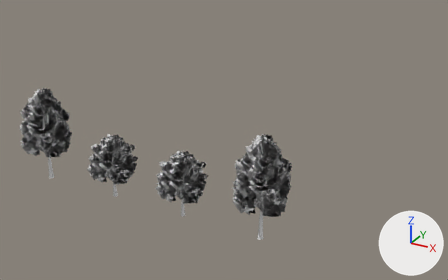
What one commit did to the OBJ model Models/Arboles.obj.
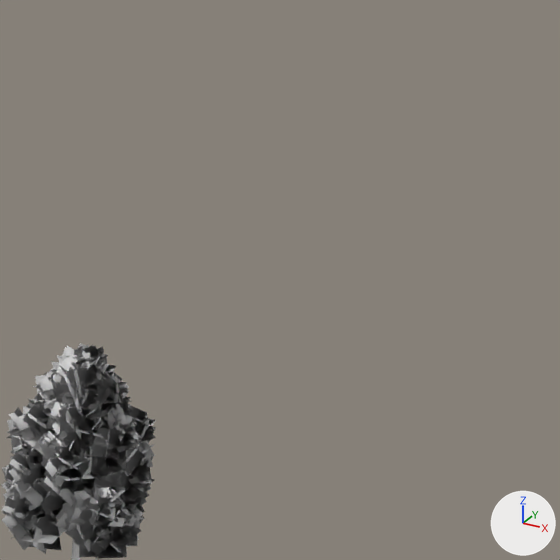
Old and new are each drawn whole from a camera (50 mm lens) standing at (258.0, -316.0, 222.0) and looking at (14.0, 128.0, 0.0) and again close up on the part from 52% to 100% of the width and 0% to 78% of the height. The lights are fixed; the arrows at lower right show +X, +Y and +Z. The close-ups show mesh edges as thin lines. Where no turn or scale is listed for an object, it has been applied to the vertices.

In view in the first close-up: 'tree4.001'.
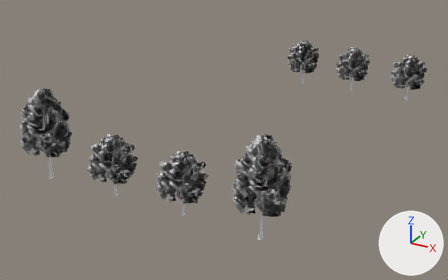
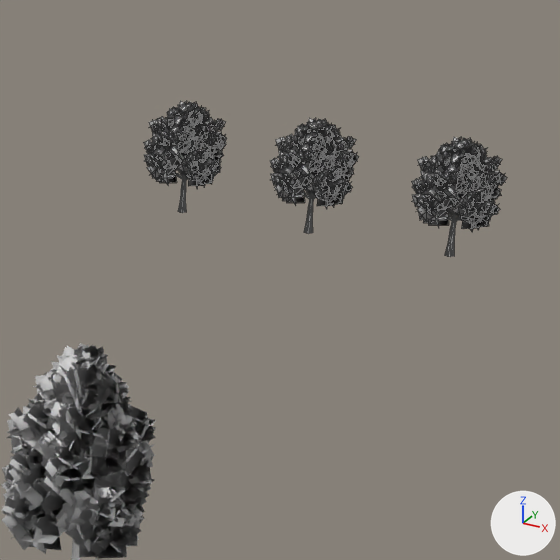
What changed in the scene script:
```text
Add mat_leaves_006:
    mat_leaves_006 = principled_material('leaves.006')
    mat_leaves_006.base_color = (0.8, 0.8, 0.8)  # white #e7e7e7
Add mat_bark_006:
    mat_bark_006 = principled_material('bark.006')
    mat_bark_006.base_color = (0.8, 0.8, 0.8)  # white #e7e7e7
Add mat_leaves_005:
    mat_leaves_005 = principled_material('leaves.005')
    mat_leaves_005.base_color = (0.8, 0.8, 0.8)  # white #e7e7e7
Add mat_bark_005:
    mat_bark_005 = principled_material('bark.005')
    mat_bark_005.base_color = (0.8, 0.8, 0.8)  # white #e7e7e7
Add mat_leaves_004:
    mat_leaves_004 = principled_material('leaves.004')
    mat_leaves_004.base_color = (0.8, 0.8, 0.8)  # white #e7e7e7
Add mat_bark_004:
    mat_bark_004 = principled_material('bark.004')
    mat_bark_004.base_color = (0.8, 0.8, 0.8)  # white #e7e7e7
Add me_tree6_004:
    me_tree6_004.from_pydata(...)  # 2887 vertices, 1862 faces; spans x -3.6..31.9, y 293.7..328.5, z 0.0..48.5
    # faces by material slot: [602, 1260]
    me_tree6_004.materials.append(mat_bark_006)  # its picture is missing
    me_tree6_004.materials.append(mat_leaves_006)  # its picture is missing
Add me_tree6_003:
    me_tree6_003.from_pydata(...)  # 2887 vertices, 1862 faces; spans x 53.1..88.5, y 293.7..328.5, z 0.0..48.5
    # faces by material slot: [602, 1260]
    me_tree6_003.materials.append(mat_bark_005)  # its picture is missing
    me_tree6_003.materials.append(mat_leaves_005)  # its picture is missing
Add me_tree6_002:
    me_tree6_002.from_pydata(...)  # 2887 vertices, 1862 faces; spans x 111.9..147.4, y 293.7..328.5, z 0.0..48.5
    # faces by material slot: [602, 1260]
    me_tree6_002.materials.append(mat_bark_004)  # its picture is missing
    me_tree6_002.materials.append(mat_leaves_004)  # its picture is missing
Add ob_tree6_004:
    ob_tree6_004 = bpy.data.objects.new('tree6.004', me_tree6_004)
    ob_tree6_004.location = (0.0, 0.0, 0.0)
Add ob_tree6_003:
    ob_tree6_003 = bpy.data.objects.new('tree6.003', me_tree6_003)
    ob_tree6_003.location = (0.0, 0.0, 0.0)
Add ob_tree6_002:
    ob_tree6_002 = bpy.data.objects.new('tree6.002', me_tree6_002)
    ob_tree6_002.location = (0.0, 0.0, 0.0)
```

What differs and where, as boxes [x1, y1, x2, y2] in the close-ups (560 x 560 px):
'tree6.002', added: after [411, 137, 507, 257]
    faces in mat_leaves_004 (its picture is missing): [411, 137, 507, 231]
    faces in mat_bark_004 (its picture is missing): [421, 158, 492, 257]
'tree6.003', added: after [270, 118, 359, 234]
    faces in mat_leaves_005 (its picture is missing): [270, 118, 359, 209]
    faces in mat_bark_005 (its picture is missing): [279, 139, 328, 234]
'tree6.004', added: after [143, 101, 227, 213]
    faces in mat_leaves_006 (its picture is missing): [143, 101, 227, 187]
    faces in mat_bark_006 (its picture is missing): [153, 121, 216, 213]
